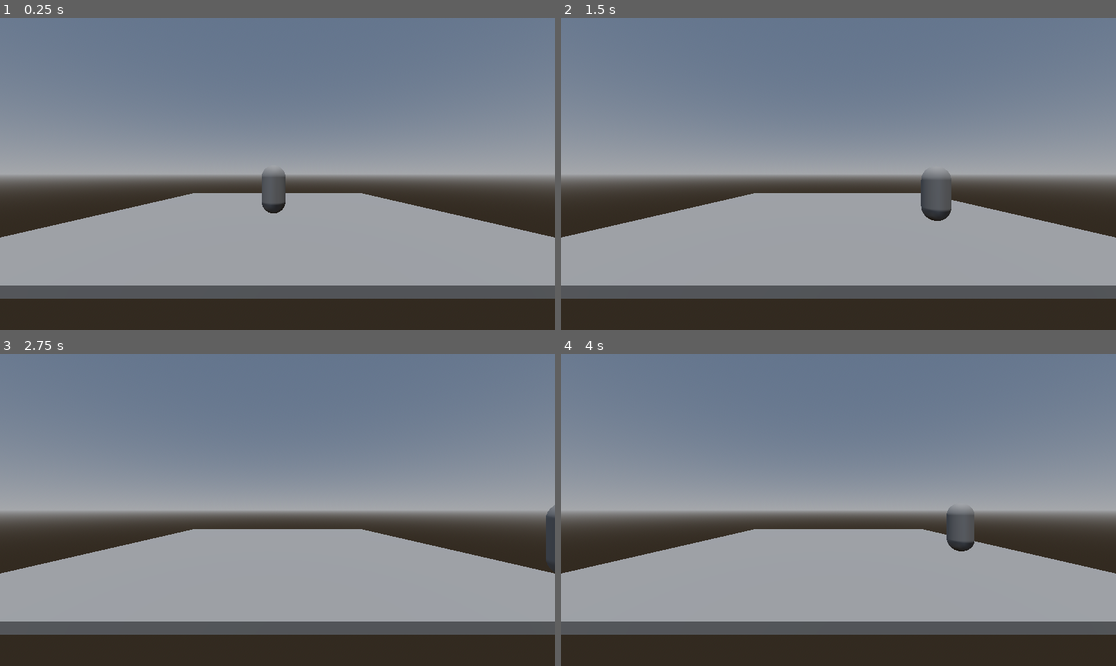
Above: before the commit, frames 1-4 (two rows, left to right).
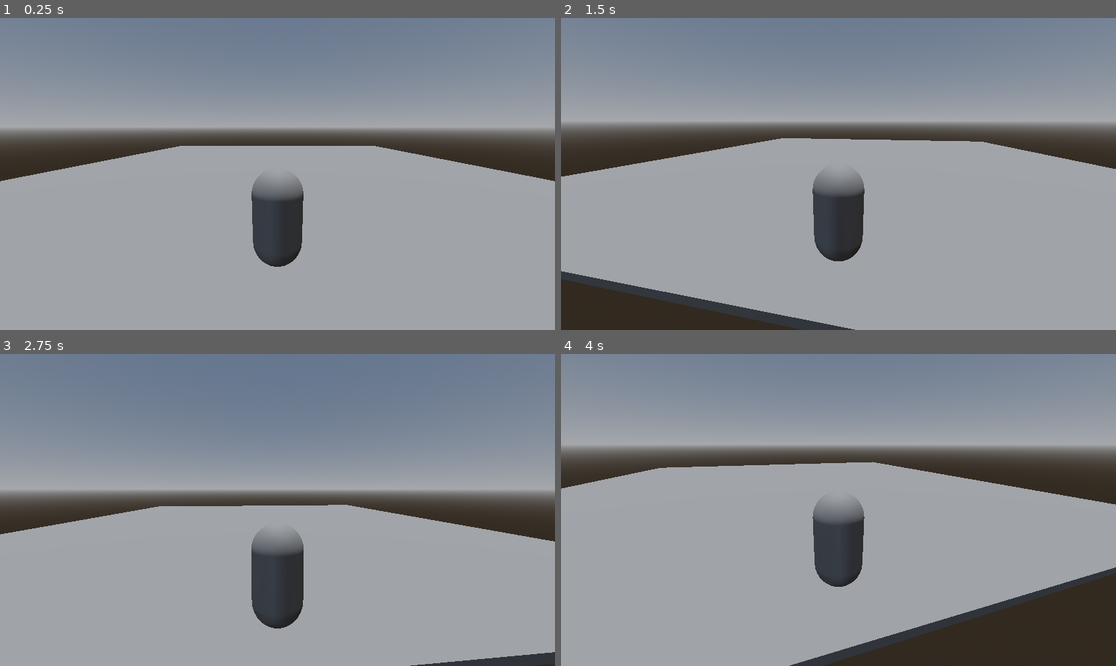
Above: after the commit, the same moments.

Repository: JulianRC1/Taller-Casa
Game: Godot game, scene res://src/scenes/escena_casa.tscn
The game is run twice, just before and just after one commit, with the same random seed, the same clock (stepped at 60 frames per second) and the same inputs.
Inputs (mouse positions are in pixels of both pictures, inside the frame that each line leads up to):
- Up to frame 1 (0.25 s): no input
- Up to frame 2 (1.5 s): tap Enter (ui_accept) at 0.5, 0.77 s; move the mouse to (960, 158) at 0.52 s; hold Right (ui_right) 0.53-1.28 s; tap A (a, bound only after the commit) at 0.6 s; tap D (d, bound only after the commit) at 0.8, 1.35 s; move the mouse to (727, 189) at 1.27 s; hold Down (ui_down) from 1.28 s (still down)
- Up to frame 3 (2.75 s): tap Enter (ui_accept) at 1.52 s; tap S (s, bound only after the commit) at 1.55, 2.1 s; move the mouse to (333, 441) at 2.02 s; release Down (ui_down) at 2.03 s; hold Right (ui_right) from 2.03 s (still down); tap W (w, bound only after the commit) at 2.3 s
- Up to frame 4 (4 s): move the mouse to (810, 572) at 2.77 s; release Right (ui_right) at 2.78 s; hold Up (ui_up) 2.78-3.53 s; tap W (w, bound only after the commit) at 2.85 s; tap Enter (ui_accept) at 3.02, 3.77 s; tap A (a, bound only after the commit) at 3.05, 3.6 s; move the mouse to (1005, 556) at 3.52 s; hold Left (ui_left) from 3.53 s (still down); tap D (d, bound only after the commit) at 3.8 s

The runs differ from the first frame. In frame 1, 45% of the frame differs, in the area x 0-100%, y 24-100%; in frame 2, 45%; in frame 3, 33%; in frame 4, 52%, in the area x 0-100%, y 13-100%.

Commit message:
Movimiento del personaje y rotación de la cámara sobre el eje del personaje, amplicación de la base

Diff:
--- a/project.godot
+++ b/project.godot
@@ -14,3 +14,26 @@
 run/main_scene="uid://ojmcov40g5bh"
 config/features=PackedStringArray("4.5", "Forward Plus")
 config/icon="res://icon.svg"
+
+[input]
+
+w={
+"deadzone": 0.2,
+"events": [null, Object(InputEventKey,"resource_local_to_scene":false,"resource_name":"","device":-1,"window_id":0,"alt_pressed":false,"shift_pressed":false,"ctrl_pressed":false,"meta_pressed":false,"pressed":false,"keycode":0,"physical_keycode":87,"key_label":0,"unicode":119,"location":0,"echo":false,"script":null)
+]
+}
+a={
+"deadzone": 0.2,
+"events": [Object(InputEventKey,"resource_local_to_scene":false,"resource_name":"","device":-1,"window_id":0,"alt_pressed":false,"shift_pressed":false,"ctrl_pressed":false,"meta_pressed":false,"pressed":false,"keycode":0,"physical_keycode":65,"key_label":0,"unicode":97,"location":0,"echo":false,"script":null)
+]
+}
+s={
+"deadzone": 0.2,
+"events": [Object(InputEventKey,"resource_local_to_scene":false,"resource_name":"","device":-1,"window_id":0,"alt_pressed":false,"shift_pressed":false,"ctrl_pressed":false,"meta_pressed":false,"pressed":false,"keycode":0,"physical_keycode":83,"key_label":0,"unicode":115,"location":0,"echo":false,"script":null)
+]
+}
+d={
+"deadzone": 0.2,
+"events": [Object(InputEventKey,"resource_local_to_scene":false,"resource_name":"","device":-1,"window_id":0,"alt_pressed":false,"shift_pressed":false,"ctrl_pressed":false,"meta_pressed":false,"pressed":false,"keycode":0,"physical_keycode":68,"key_label":0,"unicode":100,"location":0,"echo":false,"script":null)
+]
+}
--- a/src/scenes/character.gd
+++ b/src/scenes/character.gd
@@ -3,9 +3,26 @@
 
 const SPEED = 5.0
 const JUMP_VELOCITY = 4.5
+var sens := 0.05
+
+@onready var cam = $Pivot
+
+func _ready() -> void:
+	Input.mouse_mode = Input.MOUSE_MODE_CAPTURED
 
 
 func _physics_process(delta: float) -> void:
+
+	movement(delta)
+	move_and_slide()
+
+func _input(event: InputEvent) -> void:
+	if event is InputEventMouseMotion:
+		rotate_y(deg_to_rad(-event.relative.x * sens))
+		cam.rotate_x(deg_to_rad(-event.relative.y * sens))
+		cam.rotation.x = clamp(cam.rotation.x, deg_to_rad(-90), deg_to_rad(45))
+
+func movement(delta:float) -> void:
 	# Add the gravity.
 	if not is_on_floor():
 		velocity += get_gravity() * delta
@@ -16,7 +33,7 @@
 
 	# Get the input direction and handle the movement/deceleration.
 	# As good practice, you should replace UI actions with custom gameplay actions.
-	var input_dir := Input.get_vector("ui_left", "ui_right", "ui_up", "ui_down")
+	var input_dir := Input.get_vector("a", "d", "w", "s")
 	var direction := (transform.basis * Vector3(input_dir.x, 0, input_dir.y)).normalized()
 	if direction:
 		velocity.x = direction.x * SPEED
@@ -24,5 +41,3 @@
 	else:
 		velocity.x = move_toward(velocity.x, 0, SPEED)
 		velocity.z = move_toward(velocity.z, 0, SPEED)
-
-	move_and_slide()
--- a/src/scenes/character.tscn
+++ b/src/scenes/character.tscn
@@ -14,3 +14,10 @@
 
 [node name="CollisionShape3D" type="CollisionShape3D" parent="."]
 shape = SubResource("CapsuleShape3D_0wev1")
+
+[node name="Pivot" type="Node3D" parent="."]
+transform = Transform3D(1, 0, 0, 0, 0.9743111, 0.22520614, 0, -0.22520614, 0.9743111, 0, 1.5381874, 2.7903943)
+
+[node name="SpringArm3D" type="SpringArm3D" parent="Pivot"]
+
+[node name="Camera3D" type="Camera3D" parent="Pivot/SpringArm3D"]
--- a/src/scenes/escena_casa.tscn
+++ b/src/scenes/escena_casa.tscn
@@ -19,7 +19,7 @@
 [node name="Escena Casa" type="Node3D"]
 
 [node name="Plano" type="MeshInstance3D" parent="."]
-transform = Transform3D(15, 0, 0, 0, 0.2, 0, 0, 0, 15, 0, 0, 0)
+transform = Transform3D(30, 0, 0, 0, 0.2, 0, 0, 0, 30, 0, 0, 0)
 mesh = SubResource("BoxMesh_tmd4w")
 
 [node name="StaticBody3D" type="StaticBody3D" parent="Plano"]
@@ -27,14 +27,11 @@
 [node name="CollisionShape3D" type="CollisionShape3D" parent="Plano/StaticBody3D"]
 shape = SubResource("ConvexPolygonShape3D_dvpbf")
 
-[node name="Character" parent="Plano" instance=ExtResource("1_dvpbf")]
-transform = Transform3D(0.06666667, 0, 0, 0, 5, 0, 0, 0, 0.06666667, -0.010894267, 7.3272634, 0.1427042)
-
-[node name="Camera3D" type="Camera3D" parent="."]
-transform = Transform3D(1, 0, 0, 0, 1, 0, 0, 0, 1, 0, 1.8173065, 10.632085)
-
 [node name="WorldEnvironment" type="WorldEnvironment" parent="."]
 environment = SubResource("Environment_w8muw")
 
 [node name="DirectionalLight3D" type="DirectionalLight3D" parent="."]
-transform = Transform3D(1, 0, 0, 0, 0.18484333, 0.982768, 0, -0.982768, 0.18484333, 0, 0, 0.3904047)
+transform = Transform3D(1, 0, 0, 0, -0.048326805, 0.99883157, 0, -0.99883157, -0.048326805, 0, 0, 0.3904047)
+
+[node name="Character" parent="." instance=ExtResource("1_dvpbf")]
+transform = Transform3D(1, 0, 0, 0, 1, 0, 0, 0, 1, 0, 1.4730482, 13.561258)
